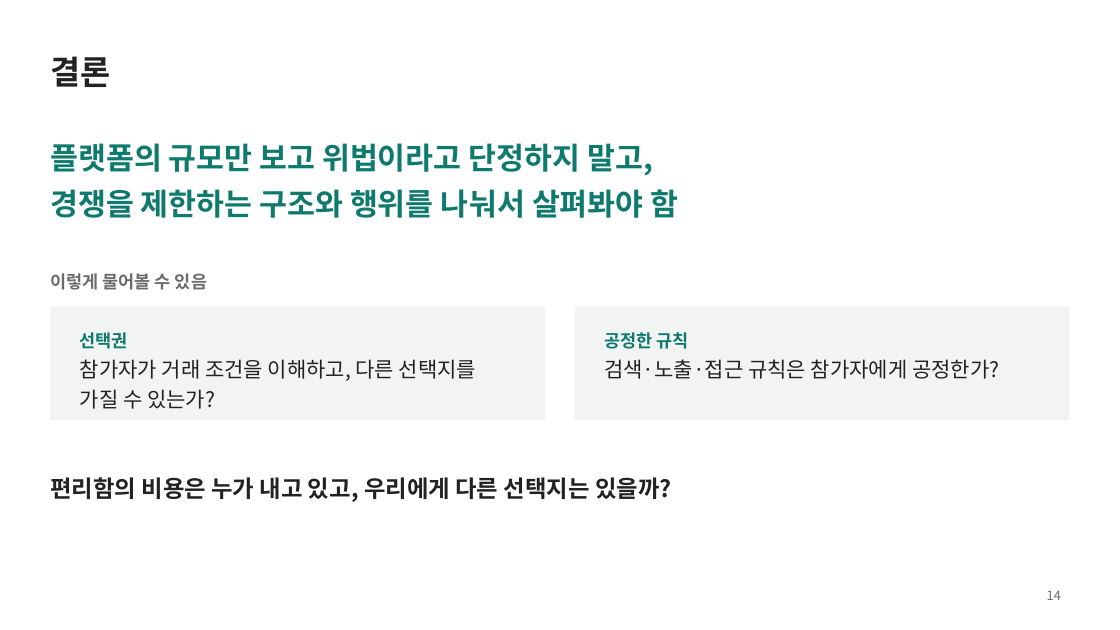
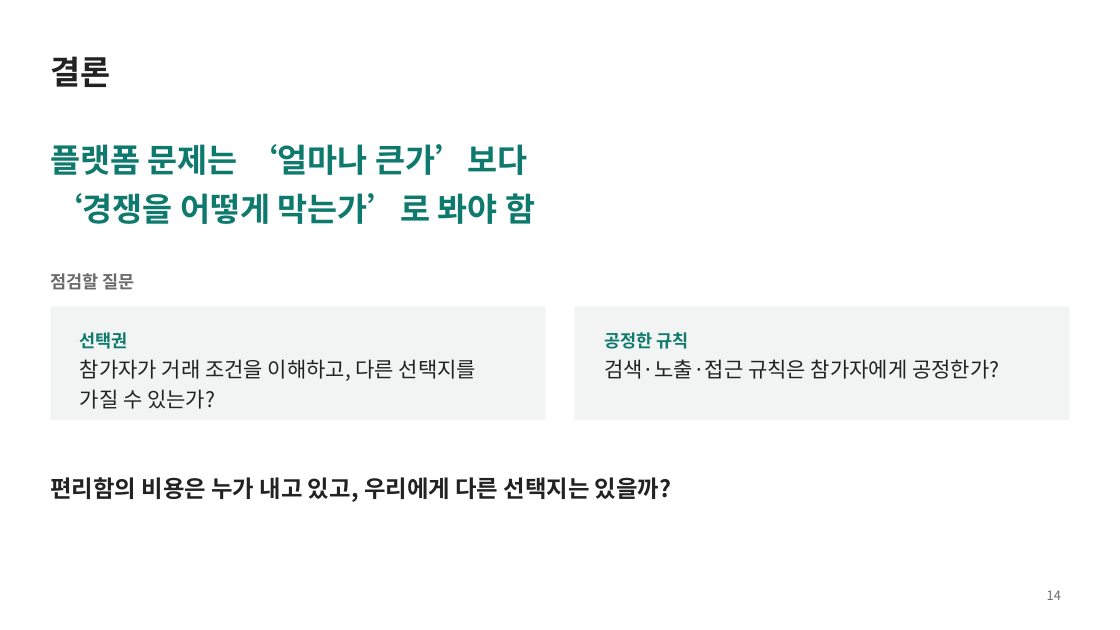
Before and after one commit to noya73305610-coder/-, a slide deck: slide 14 of 플랫폼_독점_발표_수정본.pptx. Drawn at 1120x630 pixels with LibreOffice and Linux fonts; fonts in the diff are those of the drawing. Boxes give left, top, right and bottom in pixels: in the first picture for what was removed or moved away, otherwise in the second. Text is boxed around its words. In the diff, an @@ line names an element or a change of style, - is before the commit and + after.

```diff
--- a/플랫폼_독점_발표_수정본.pptx
+++ b/플랫폼_독점_발표_수정본.pptx
@@ text at [50, 144, 535, 224]: text changed; size 26 to 28 pt @@
-플랫폼의 규모만 보고 위법이라고 단정하지 말고,
-경쟁을 제한하는 구조와 행위를 나눠서 살펴봐야 함
+플랫폼 문제는 ‘얼마나 큰가’보다
+‘경쟁을 어떻게 막는가’로 봐야 함
@@ text at [50, 273, 135, 290]: text changed @@
-이렇게 물어볼 수 있음
+점검할 질문
```
Also in this commit, not shown: 13 other slides changed.
